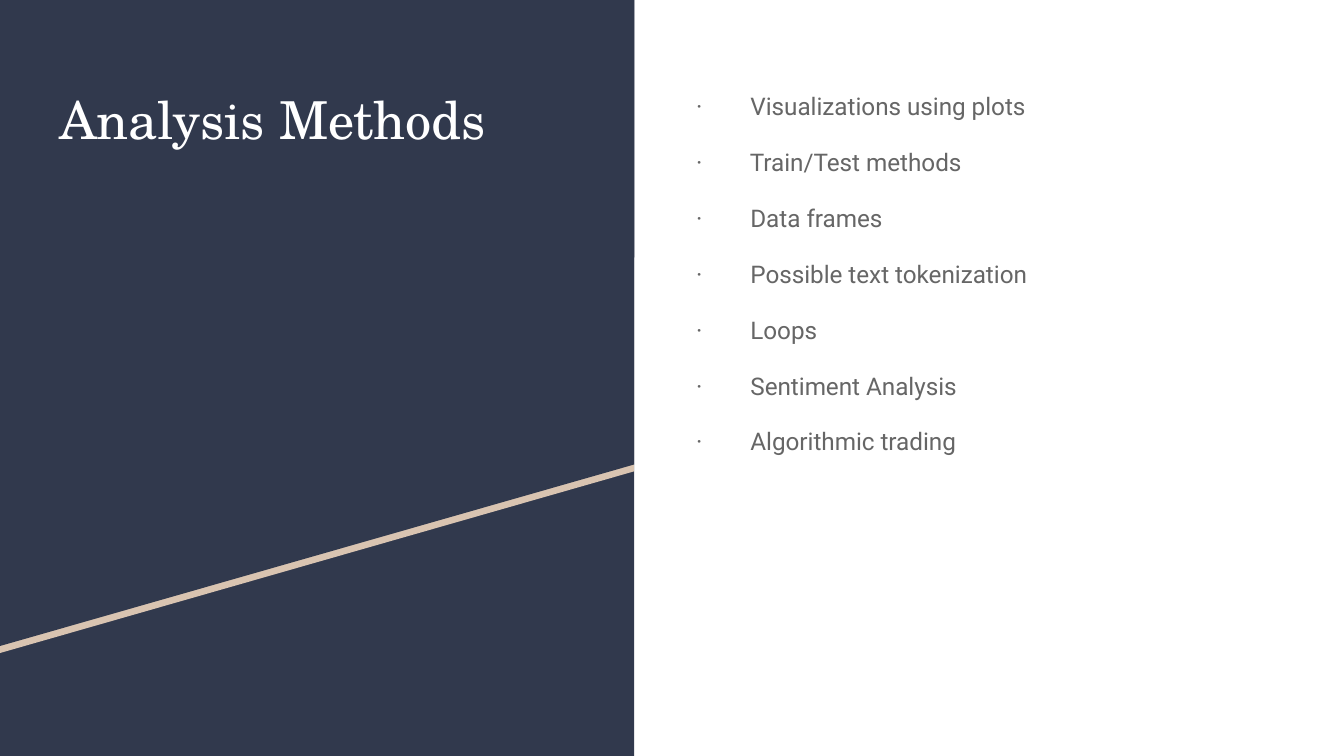
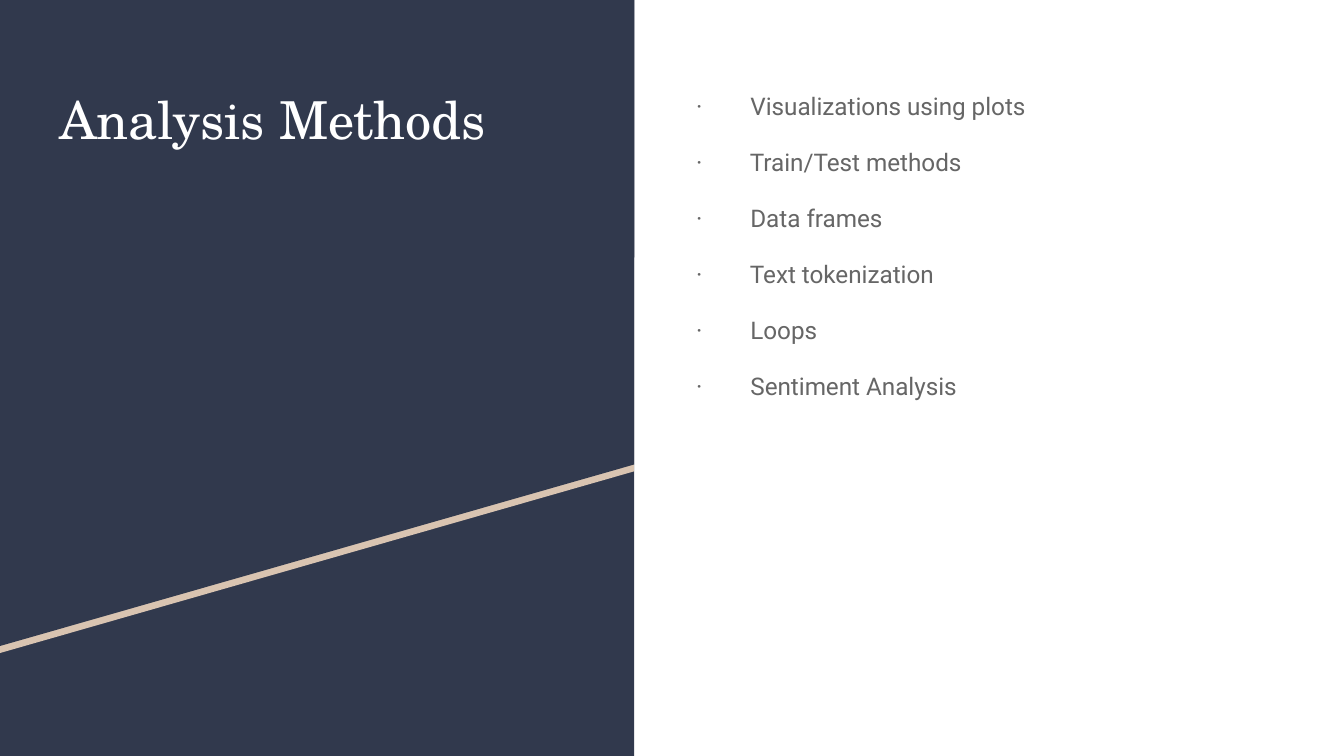
Before and after one commit to coolwonny/SNS-sentiment-and-stock-price-movement, a slide deck: slide 5 of Project_Presentation.pptx (slide 6 before the commit). Drawn at 1344x756 pixels with LibreOffice and Linux fonts; fonts in the diff are those of the drawing. Boxes give left, top, right and bottom in pixels: in the first picture for what was removed or moved away, otherwise in the second. Text is boxed around its words. In the diff, an @@ line names an element or a change of style, - is before the commit and + after.

```diff
--- a/Project_Presentation.pptx
+++ b/Project_Presentation.pptx
@@ text at (x1=750, y1=265, x2=934, y2=283): text changed @@
-· Possible text tokenization
+· Text tokenization
@@ text at (x1=750, y1=432, x2=956, y2=455): paragraph removed @@
-· Algorithmic trading
```
Also in this commit, not shown: 6 other slides changed, 3 slides added, 3 slides removed.
